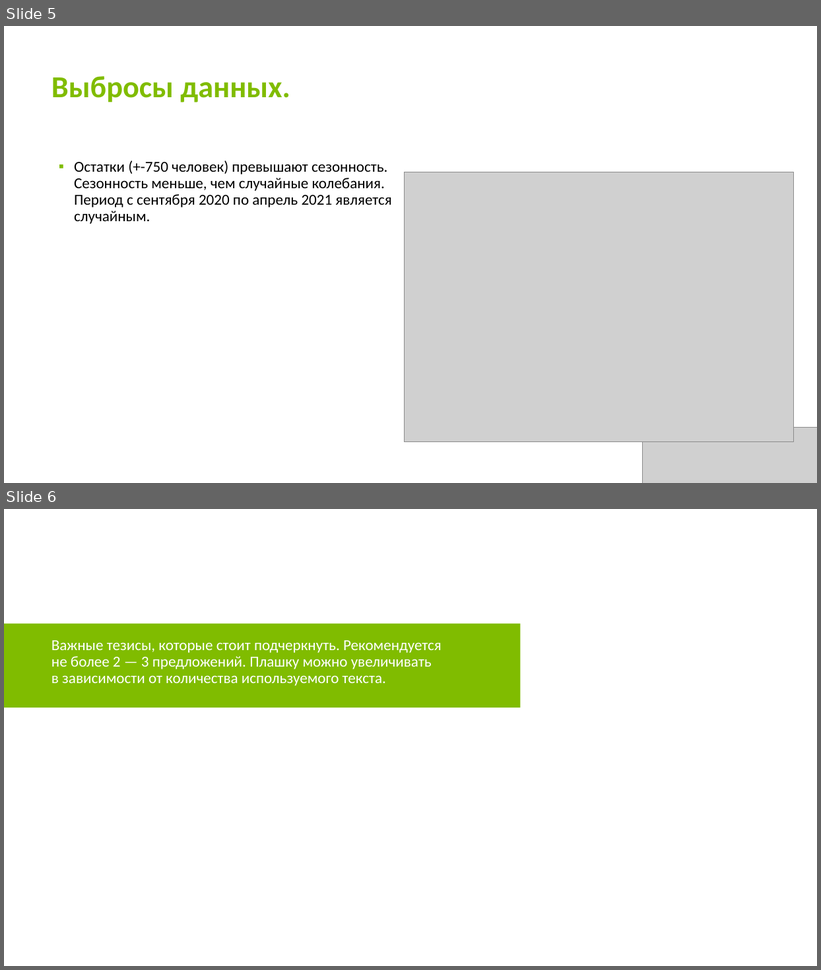
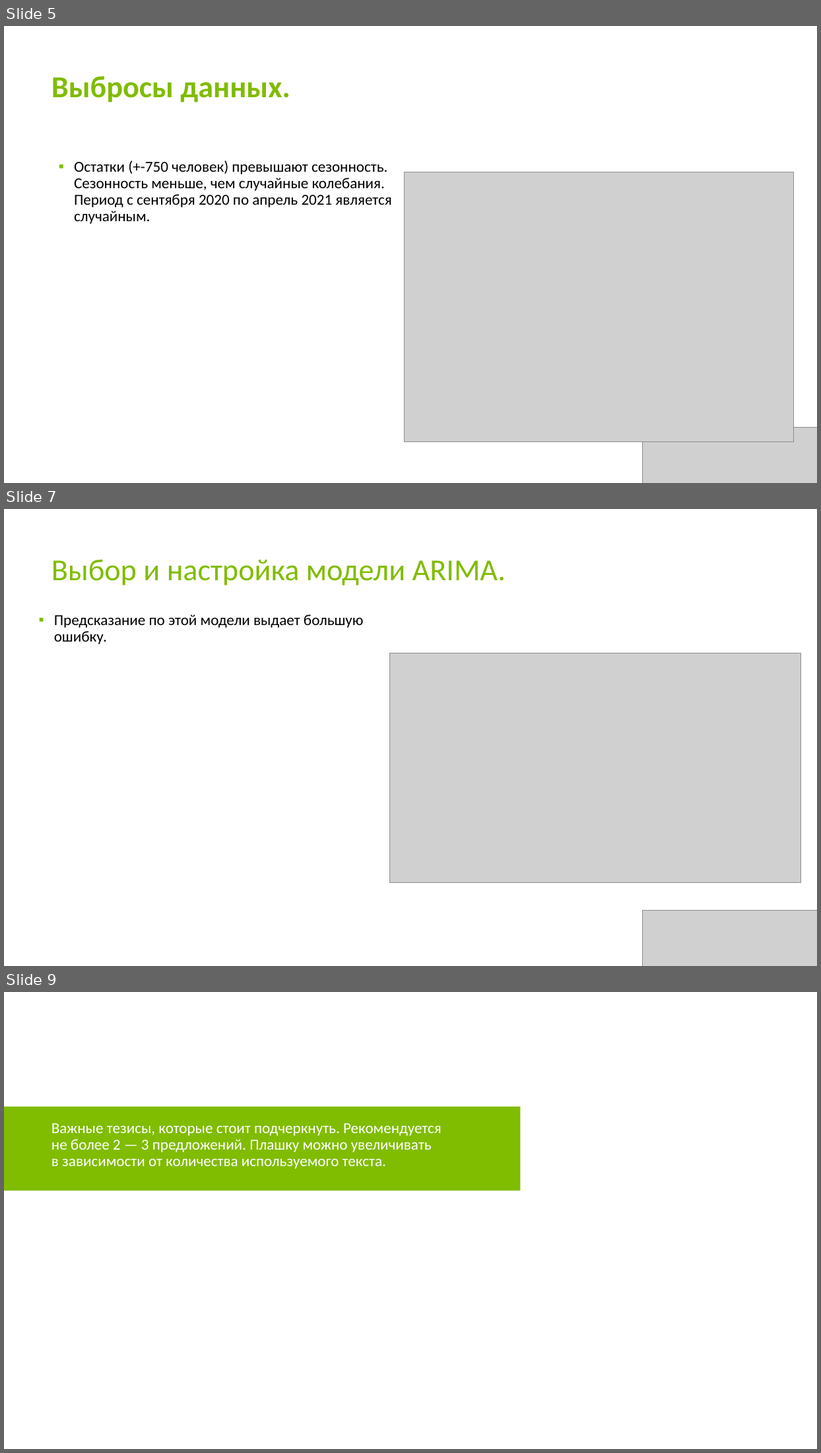
Before and after one commit to KseniyaSilenkova/-Final_examination_Switzerland, a slide deck: Презентация.pptx. Shown one above the other, each under a label of ours: slides 5 and 6 before the commit, slides 5, 7 and 9 after it; the slides between them are not shown. The pictures are 821x970 and 821x1453 pixels, drawn with LibreOffice and Linux fonts; fonts in the diff are those of the drawing; grey boxes stand for pictures. Boxes give left, top, right and bottom in pixels: in the first picture for what was removed or moved away, otherwise in the second. Text is boxed around its words. In the diff, an @@ line names an element or a change of style, - is before the commit and + after.

```diff
--- a/Презентация.pptx
+++ b/Презентация.pptx
@@ slide 7 added at (4, 509, 817, 966), background #FFFFFF @@
@@ title added at (52, 559, 506, 586), 36 pt, text #80BC00 @@
+Выбор и настройка модели ARIMA.
@@ text added at (54, 615, 364, 644), 18 pt, text #000000 @@
+▪ Предсказание по этой модели выдает большую ошибку.
@@ picture added at (390, 654, 801, 883) @@
@@ picture added at (643, 911, 817, 966) @@
@@ what was slide 6 is now slide 9 @@
```
Also in this commit, not shown: 1 slide changed, 2 other slides added.
